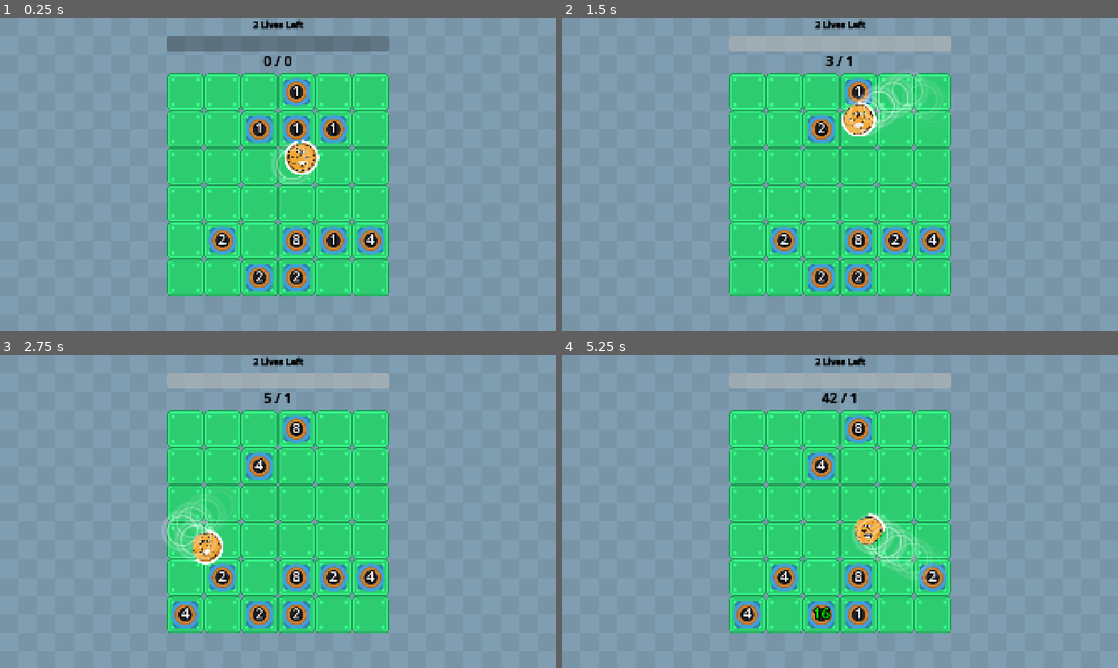
Above: before the commit, frames 1-4 (two rows, left to right).
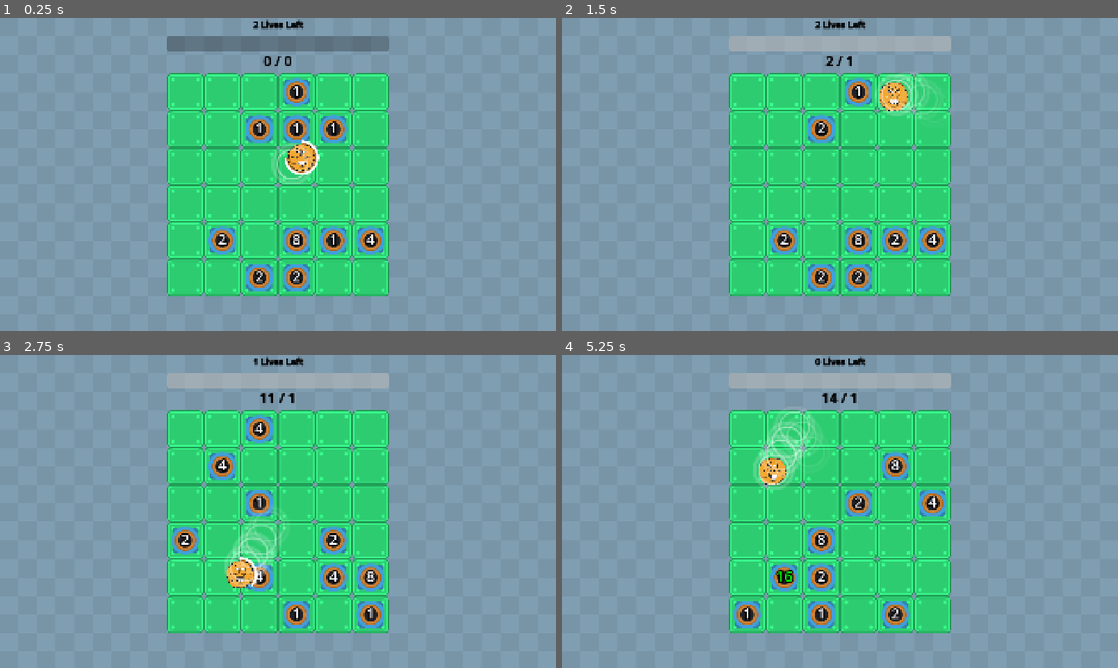
Above: after the commit, the same moments.

Repository: wanamelon/prototype_monorepo
Game: Godot game, scene res://source/bounce_main.tscn
The game is run twice, just before and just after one commit, with the same random seed, the same clock (stepped at 60 frames per second) and the same inputs. Sound files missing from this copy of the repository are replaced by a short silence.
Inputs:
- Up to frame 1 (0.25 s): no input
- Up to frame 2 (1.5 s): no input
- Up to frame 3 (2.75 s): no input
- Up to frame 4 (5.25 s): no input

The runs differ from the first frame. In frame 1, less than 0.1% of the frame differs, in the area x 51-54%, y 39-45%; in frame 2, 1.5%; in frame 3, 7.4%; in frame 4, 7.5%, in the area x 32-70%, y 1-88%.

Commit message:
Kill unused code

Diff:
--- a/roller/source/bounce_main.gd
+++ b/roller/source/bounce_main.gd
@@ -32,8 +32,8 @@
 		stage_setup()
 
 func stage_setup():
+	$GameBoard.clear()
 	$ProgressDisplay/LivesLabel.text = str(_lives_remaining) + " Lives Left"
-	$GameBoard.generate_grid_items(round)
 	var current_score := 0 if _item_system == null else _item_system.get_score()
 	_item_system = ItemSystem.new(item_configs, $GameBoard, current_score)
 	_item_system.score_changed.connect(_on_score_changed)
--- a/roller/source/bounce_main.tscn
+++ b/roller/source/bounce_main.tscn
@@ -33,10 +33,6 @@
 item_id = 1
 metadata/_custom_type_script = "uid://ckw8rr21jqg1f"
 
-[sub_resource type="Resource" id="Resource_gh64m"]
-script = ExtResource("2_0panw")
-metadata/_custom_type_script = "uid://ckw8rr21jqg1f"
-
 [sub_resource type="Resource" id="Resource_j4338"]
 script = ExtResource("2_0panw")
 item_id = 2
@@ -53,7 +49,7 @@
 
 [node name="BounceMain" type="Node2D"]
 script = ExtResource("1_ovsfe")
-item_configs = Array[ExtResource("2_0panw")]([SubResource("Resource_k3n88"), SubResource("Resource_a5fj5"), SubResource("Resource_q2ks2"), SubResource("Resource_jngsf"), SubResource("Resource_ovsfe"), SubResource("Resource_gh64m"), SubResource("Resource_j4338"), SubResource("Resource_8jy2w")])
+item_configs = Array[ExtResource("2_0panw")]([SubResource("Resource_k3n88"), SubResource("Resource_a5fj5"), SubResource("Resource_q2ks2"), SubResource("Resource_jngsf"), SubResource("Resource_ovsfe"), SubResource("Resource_j4338"), SubResource("Resource_8jy2w")])
 
 [node name="TextureRect" type="TextureRect" parent="."]
 material = SubResource("ShaderMaterial_to078")
--- a/roller/source/game_board.gd
+++ b/roller/source/game_board.gd
@@ -1,42 +1,12 @@
 class_name GameBoard extends Node2D
 
-const PLAYER_BALL_SCENE: PackedScene = preload("res://source/player_ball.tscn")
-const TILE_OBJECT_SCENE: PackedScene = preload("res://source/tile_object.tscn")
 const BOUNCE_PILLAR_SCENE: PackedScene = preload("res://source/item/bounce_pillar.tscn")
 var _random := RandomNumberGenerator.new()
-var _player_ball: PlayerBall
 var _item_per_cell := {} # prevents race condition overlap, adding 2 items in one tick
 
 func clear():
 	for existing_item in $TileObjects.get_children():
 		existing_item.queue_free()
-
-func generate_grid_items(round: int):
-	clear()
-	var available_cells: Array[Vector2i] = $TileMapLayer.get_used_cells().duplicate()
-	available_cells.shuffle()
-	#for cell in available_cells.slice(0, 10 + round * 2):
-		#_spawn_item(_create_coin_random_level(), cell)
-
-func _physics_process(delta):
-	if _player_ball:
-		for existing_item in $TileObjects.get_children():
-			if existing_item.has_method("toggle_bounce"):
-				existing_item.toggle_bounce(_player_ball.should_bounce_off_everything())
-
-func spawn_ball(items: Array[ItemDef]):
-	_player_ball = PLAYER_BALL_SCENE.instantiate().scene_init(items)
-	_player_ball.position = $TileMapLayer.map_to_local($TileMapLayer.get_used_cells().pick_random())
-	_player_ball.spawn_item.connect(func (chance):
-		_spawn_item_in_random_cell(_create_coin_random_level(), chance))
-	_player_ball.spawn_bounce_pillar.connect(self._spawn_bounce_pillar)
-	add_child(_player_ball)
-	return _player_ball
-
-func _create_coin_random_level():
-	var tile_obj = TILE_OBJECT_SCENE.instantiate()
-	tile_obj.level = _random.randi_range(1, 12)
-	return tile_obj
 
 func _spawn_item(item: Node2D, cell: Vector2i):
 	item.position = $TileMapLayer.map_to_local(cell)
--- a/roller/source/item/roller.gd
+++ b/roller/source/item/roller.gd
@@ -9,7 +9,7 @@
 var _speed: float = 400.0
 var _bounce_count: int = 0
 var _velocity: Vector2
-var _stamina_seconds: float = 5
+var _stamina_seconds: float = 1
 var _max_stamina := _stamina_seconds
 var finished := false
 
--- a/roller/source/player_ball.gd
+++ /dev/null
@@ -1,149 +0,0 @@
-class_name PlayerBall extends CharacterBody2D
-
-signal finished(points: int)
-signal gained_points(points: int)
-signal spawn_item(chance: float)
-signal spawn_bounce_pillar(chance: float)
-
-const SNAIL_TRAIL_SCENE: PackedScene = preload("res://source/snail_trail.tscn")
-
-var _random := RandomNumberGenerator.new()
-var _speed: float = 400.0
-var _points: int = 0
-var _stamina_seconds: float = 14
-var _max_stamina := _stamina_seconds
-var _items: Array[ItemDef] = []
-var _speed_buff_durations: Array[float] = []
-var _size_buff_durations: Array[float] = []
-var _items_destroyed: int = 0
-var _bounce_count: int = 0
-var _ticks: int = 0
-var _dist_since_last_snail_trail: float = 0
-@onready var _original_size: float = ($CollisionShape2D.shape as CircleShape2D).radius
-@onready var _original_sprite_scale: Vector2 = $Sprite2D.scale
-
-func scene_init(items: Array[ItemDef]):
-	_items = items
-	return self
-
-func _ready():
-	var near_diagonal_launch_angle = 45 + (90 * _random.randi_range(0, 4)) + _random.randf_range(-20, 20)
-	velocity = (Vector2(1, 0) * _speed).rotated(deg_to_rad(near_diagonal_launch_angle))
-
-func compute_level_up_on_hit_base_chance():
-	var level_up_chance := 0.0
-	for item in _items:
-		if item.item_id == ItemDef.ItemId.LEVEL_UP_ITEM_ON_TOUCH:
-			level_up_chance = min(1.0, level_up_chance + 0.1)
-	return level_up_chance
-
-var _bounce_off_everything_duration: float = 0.0
-
-func should_bounce_off_everything():
-	return _bounce_off_everything_duration > 0
-
-func _physics_process(delta):
-	var start_pos := position
-	var collision_result := move_and_collide(velocity * delta)
-	if collision_result:
-		velocity = velocity.bounce(collision_result.get_normal())
-		velocity = velocity.rotated(deg_to_rad(_random.randf_range(-5, 5)))
-		_bounce_count += 1
-		$BounceAudioPlayer.play()
-		var spawn_chance := 0.0
-		for item in _items:
-			if item.item_id == ItemDef.ItemId.SPAWN_RANDOM_TILE_OBJECT:
-				spawn_chance = min(1.0, spawn_chance + 0.2)
-		spawn_item.emit(spawn_chance)
-	if _stamina_seconds <= 0:
-		var damping_factor: float = 4 * velocity.length() * delta
-		velocity -= velocity.normalized() * damping_factor
-	else:
-		var speed_with_buffs := _speed
-		var new_speed_buff_durations: Array[float] = []
-		for duration in _speed_buff_durations:
-			speed_with_buffs += 100 * min(1, duration)
-			speed_with_buffs = min(speed_with_buffs, 10_000)
-			var decremented = duration - delta
-			if decremented > 0:
-				new_speed_buff_durations.append(decremented)
-		_stamina_seconds = max(0, _stamina_seconds - delta)
-		_speed_buff_durations = new_speed_buff_durations
-		velocity = velocity.normalized() * speed_with_buffs
-
-	if velocity.length() < 5:
-		finished.emit(_points)
-		queue_free()
-
-	var size_buff: float = 0
-	var new_size_buff_durations: Array[float] = []
-	for duration in _size_buff_durations:
-		size_buff += min(5, 5 * duration)
-		var decremented = duration - delta
-		if decremented > 0:
-			new_size_buff_durations.append(decremented)
-	var capped_size_buff: float = min(20, size_buff)
-	var size_with_buffs: float = _original_size + capped_size_buff
-	_size_buff_durations = new_size_buff_durations
-	$CollisionShape2D.shape.radius = size_with_buffs
-	var og_sprite_radius_px: float = ($Sprite2D.texture.get_size().x / 2) * _original_sprite_scale.x
-	var desired_sprite_radius_px: float = og_sprite_radius_px + capped_size_buff
-	$Sprite2D.scale = (desired_sprite_radius_px / og_sprite_radius_px) * _original_sprite_scale
-
-	_ticks += 1
-	_bounce_off_everything_duration -= delta
-	if _ticks % 60 == 0:
-		for item in _items:
-			if item.item_id == ItemDef.ItemId.BOUNCE_OFF_EVERYTHING:
-				if _random.randf() < 0.1 and _bounce_off_everything_duration <= 0:
-					_bounce_off_everything_duration = 3.0
-
-	_dist_since_last_snail_trail += (position - start_pos).length()
-	if _dist_since_last_snail_trail > 50:
-		for item in _items:
-			if item.item_id == ItemDef.ItemId.SNAIL_TRAIL_OF_LEVEL_UP_SLIME:
-				var snail_trail: Area2D = SNAIL_TRAIL_SCENE.instantiate()
-				snail_trail.top_level = true
-				snail_trail.position = global_position
-				_dist_since_last_snail_trail = 0
-				add_child(snail_trail)
-				break
-
-	if _ticks % 6 == 0:
-		for item in _items:
-			if item.item_id == ItemDef.ItemId.SNAIL_TRAIL_OF_LEVEL_UP_SLIME_TIME_BASED:
-				var snail_trail: Area2D = SNAIL_TRAIL_SCENE.instantiate()
-				snail_trail.top_level = true
-				snail_trail.position = global_position
-				add_child(snail_trail)
-				break
-
-func _process(delta):
-	$TextureProgressBar.value = 100.0 * _stamina_seconds / float(_max_stamina)
-	$BouncingModeSprite.visible = should_bounce_off_everything()
-
-func compute_damage_per_hit() -> int:
-	var damage: int = 1
-	for item in _items:
-		if item.item_id == ItemDef.ItemId.MORE_DAMAGE:
-			damage += 1
-	return damage
-
-func on_tile_destroyed():
-	_items_destroyed += 1
-	for item in _items:
-		match item.item_id:
-			ItemDef.ItemId.SPEED_BUFF_ON_DESTROY:
-				_speed_buff_durations.append(2.5)
-			ItemDef.ItemId.SPAWN_BOUNCE_PILLAR:
-				spawn_bounce_pillar.emit(1.0)
-			ItemDef.ItemId.INCREASE_SIZE:
-				if _items_destroyed % 10 == 0 and _size_buff_durations.size() < 4:
-					_size_buff_durations.append(1.5)
-			_: pass
-
-func give_points(points: int):
-	$GainPointsAudioPlayer.pitch_scale = 1.2 - min(0.9, 0.9 * (log(points) / log(1e6)))
-	$GainPointsAudioPlayer.play()
-	gained_points.emit(points)
-	_points += points
--- a/roller/source/player_ball.tscn
+++ b/roller/source/player_ball.tscn
@@ -1,6 +1,5 @@
-[gd_scene load_steps=13 format=3 uid="uid://cn1uouo8aq22t"]
-
-[ext_resource type="Script" uid="uid://b8e2sfg7ru250" path="res://source/player_ball.gd" id="1_ldloj"]
+[gd_scene load_steps=13 format=3 uid="uid://c6yj07vymdeib"]
+
 [ext_resource type="Texture2D" uid="uid://crkxiobtsaim" path="res://assets/rolling_ball/hole_large_end.png" id="2_23a83"]
 [ext_resource type="Texture2D" uid="uid://d4fypba2jshml" path="res://assets/smiling_coin_0.png" id="3_ldloj"]
 [ext_resource type="Texture2D" uid="uid://cwbxgh1pydykp" path="res://assets/rolling_ball/particle_3.png" id="4_23a83"]
@@ -9,6 +8,158 @@
 [ext_resource type="AudioStream" uid="uid://bsvxnotkbfkop" path="res://assets/audio/impactSoft_heavy_002.ogg" id="7_go6as"]
 [ext_resource type="AudioStream" uid="uid://dqqyk4o7rd7bu" path="res://assets/audio/retro-coin-4-236671.mp3" id="8_ldloj"]
 
+[sub_resource type="GDScript" id="GDScript_mtu8u"]
+script/source = "class_name PlayerBall extends CharacterBody2D
+
+signal finished(points: int)
+signal gained_points(points: int)
+signal spawn_item(chance: float)
+signal spawn_bounce_pillar(chance: float)
+
+const SNAIL_TRAIL_SCENE: PackedScene = preload(\"res://source/snail_trail.tscn\")
+
+var _random := RandomNumberGenerator.new()
+var _speed: float = 400.0
+var _points: int = 0
+var _stamina_seconds: float = 14
+var _max_stamina := _stamina_seconds
+var _items: Array[ItemDef] = []
+var _speed_buff_durations: Array[float] = []
+var _size_buff_durations: Array[float] = []
+var _items_destroyed: int = 0
+var _bounce_count: int = 0
+var _ticks: int = 0
+var _dist_since_last_snail_trail: float = 0
+@onready var _original_size: float = ($CollisionShape2D.shape as CircleShape2D).radius
+@onready var _original_sprite_scale: Vector2 = $Sprite2D.scale
+
+func scene_init(items: Array[ItemDef]):
+	_items = items
+	return self
+
+func _ready():
+	var near_diagonal_launch_angle = 45 + (90 * _random.randi_range(0, 4)) + _random.randf_range(-20, 20)
+	velocity = (Vector2(1, 0) * _speed).rotated(deg_to_rad(near_diagonal_launch_angle))
+
+func compute_level_up_on_hit_base_chance():
+	var level_up_chance := 0.0
+	for item in _items:
+		if item.item_id == ItemDef.ItemId.LEVEL_UP_ITEM_ON_TOUCH:
+			level_up_chance = min(1.0, level_up_chance + 0.1)
+	return level_up_chance
+
+var _bounce_off_everything_duration: float = 0.0
+
+func should_bounce_off_everything():
+	return _bounce_off_everything_duration > 0
+
+func _physics_process(delta):
+	var start_pos := position
+	var collision_result := move_and_collide(velocity * delta)
+	if collision_result:
+		velocity = velocity.bounce(collision_result.get_normal())
+		velocity = velocity.rotated(deg_to_rad(_random.randf_range(-5, 5)))
+		_bounce_count += 1
+		$BounceAudioPlayer.play()
+		var spawn_chance := 0.0
+		for item in _items:
+			if item.item_id == ItemDef.ItemId.SPAWN_RANDOM_TILE_OBJECT:
+				spawn_chance = min(1.0, spawn_chance + 0.2)
+		spawn_item.emit(spawn_chance)
+	if _stamina_seconds <= 0:
+		var damping_factor: float = 4 * velocity.length() * delta
+		velocity -= velocity.normalized() * damping_factor
+	else:
+		var speed_with_buffs := _speed
+		var new_speed_buff_durations: Array[float] = []
+		for duration in _speed_buff_durations:
+			speed_with_buffs += 100 * min(1, duration)
+			speed_with_buffs = min(speed_with_buffs, 10_000)
+			var decremented = duration - delta
+			if decremented > 0:
+				new_speed_buff_durations.append(decremented)
+		_stamina_seconds = max(0, _stamina_seconds - delta)
+		_speed_buff_durations = new_speed_buff_durations
+		velocity = velocity.normalized() * speed_with_buffs
+
+	if velocity.length() < 5:
+		finished.emit(_points)
+		queue_free()
+
+	var size_buff: float = 0
+	var new_size_buff_durations: Array[float] = []
+	for duration in _size_buff_durations:
+		size_buff += min(5, 5 * duration)
+		var decremented = duration - delta
+		if decremented > 0:
+			new_size_buff_durations.append(decremented)
+	var capped_size_buff: float = min(20, size_buff)
+	var size_with_buffs: float = _original_size + capped_size_buff
+	_size_buff_durations = new_size_buff_durations
+	$CollisionShape2D.shape.radius = size_with_buffs
+	var og_sprite_radius_px: float = ($Sprite2D.texture.get_size().x / 2) * _original_sprite_scale.x
+	var desired_sprite_radius_px: float = og_sprite_radius_px + capped_size_buff
+	$Sprite2D.scale = (desired_sprite_radius_px / og_sprite_radius_px) * _original_sprite_scale
+
+	_ticks += 1
+	_bounce_off_everything_duration -= delta
+	if _ticks % 60 == 0:
+		for item in _items:
+			if item.item_id == ItemDef.ItemId.BOUNCE_OFF_EVERYTHING:
+				if _random.randf() < 0.1 and _bounce_off_everything_duration <= 0:
+					_bounce_off_everything_duration = 3.0
+
+	_dist_since_last_snail_trail += (position - start_pos).length()
+	if _dist_since_last_snail_trail > 50:
+		for item in _items:
+			if item.item_id == ItemDef.ItemId.SNAIL_TRAIL_OF_LEVEL_UP_SLIME:
+				var snail_trail: Area2D = SNAIL_TRAIL_SCENE.instantiate()
+				snail_trail.top_level = true
+				snail_trail.position = global_position
+				_dist_since_last_snail_trail = 0
+				add_child(snail_trail)
+				break
+
+	if _ticks % 6 == 0:
+		for item in _items:
+			if item.item_id == ItemDef.ItemId.SNAIL_TRAIL_OF_LEVEL_UP_SLIME_TIME_BASED:
+				var snail_trail: Area2D = SNAIL_TRAIL_SCENE.instantiate()
+				snail_trail.top_level = true
+				snail_trail.position = global_position
+				add_child(snail_trail)
+				break
+
+func _process(delta):
+	$TextureProgressBar.value = 100.0 * _stamina_seconds / float(_max_stamina)
+	$BouncingModeSprite.visible = should_bounce_off_everything()
+
+func compute_damage_per_hit() -> int:
+	var damage: int = 1
+	for item in _items:
+		if item.item_id == ItemDef.ItemId.MORE_DAMAGE:
+			damage += 1
+	return damage
+
+func on_tile_destroyed():
+	_items_destroyed += 1
+	for item in _items:
+		match item.item_id:
+			ItemDef.ItemId.SPEED_BUFF_ON_DESTROY:
+				_speed_buff_durations.append(2.5)
+			ItemDef.ItemId.SPAWN_BOUNCE_PILLAR:
+				spawn_bounce_pillar.emit(1.0)
+			ItemDef.ItemId.INCREASE_SIZE:
+				if _items_destroyed % 10 == 0 and _size_buff_durations.size() < 4:
+					_size_buff_durations.append(1.5)
+			_: pass
+
+func give_points(points: int):
+	$GainPointsAudioPlayer.pitch_scale = 1.2 - min(0.9, 0.9 * (log(points) / log(1e6)))
+	$GainPointsAudioPlayer.play()
+	gained_points.emit(points)
+	_points += points
+"
+
 [sub_resource type="CircleShape2D" id="CircleShape2D_ovsfe"]
 radius = 48.0
 
@@ -27,7 +178,7 @@
 radius = 50.0
 
 [node name="PlayerBall" type="CharacterBody2D"]
-script = ExtResource("1_ldloj")
+script = SubResource("GDScript_mtu8u")
 
 [node name="CollisionShape2D" type="CollisionShape2D" parent="."]
 shape = SubResource("CircleShape2D_ovsfe")
--- a/roller/source/snail_trail.gd
+++ /dev/null
@@ -1,14 +0,0 @@
-class_name SnailTrail extends Area2D
-
-var duration_sec: float = 0.5
-
-func _ready():
-	get_tree().create_tween().tween_property($Sprite2D, "modulate:a", 0, duration_sec)
-	get_tree().create_timer(duration_sec).timeout.connect(self.queue_free)
-	$Timer.timeout.connect(self._try_level_up)
-
-func _try_level_up():
-	for area in get_overlapping_areas():
-		if area.get_parent() is TileObject:
-			var tile_obj := area.get_parent() as TileObject
-			tile_obj.try_level_up_from_snail_trail(0.025)
--- a/roller/source/snail_trail.tscn
+++ b/roller/source/snail_trail.tscn
@@ -1,13 +1,29 @@
-[gd_scene load_steps=4 format=3 uid="uid://cqd2tayixyvdc"]
+[gd_scene load_steps=4 format=3 uid="uid://blhjx8ae5r52j"]
 
-[ext_resource type="Script" uid="uid://dpywsim5id732" path="res://source/snail_trail.gd" id="1_648pv"]
 [ext_resource type="Texture2D" uid="uid://l2oi3tc3ijut" path="res://assets/rolling_ball/hole_start.png" id="2_ns707"]
+
+[sub_resource type="GDScript" id="GDScript_1fmpd"]
+script/source = "class_name SnailTrail extends Area2D
+
+var duration_sec: float = 0.5
+
+func _ready():
+	get_tree().create_tween().tween_property($Sprite2D, \"modulate:a\", 0, duration_sec)
+	get_tree().create_timer(duration_sec).timeout.connect(self.queue_free)
+	$Timer.timeout.connect(self._try_level_up)
+
+func _try_level_up():
+	for area in get_overlapping_areas():
+		if area.get_parent() is TileObject:
+			var tile_obj := area.get_parent() as TileObject
+			tile_obj.try_level_up_from_snail_trail(0.025)
+"
 
 [sub_resource type="CircleShape2D" id="CircleShape2D_7eiht"]
 radius = 80.0
 
 [node name="SnailTrail" type="Area2D"]
-script = ExtResource("1_648pv")
+script = SubResource("GDScript_1fmpd")
 
 [node name="CollisionShape2D" type="CollisionShape2D" parent="."]
 shape = SubResource("CircleShape2D_7eiht")
--- a/roller/source/tile_object.gd
+++ /dev/null
@@ -1,78 +0,0 @@
-class_name TileObject extends Node2D
-
-const THOUSANDS_LEVEL_SUFFIXES = ["", "K", "M"]
-const LEVEL_COLORS := [
-	Color.BLACK,
-	Color.GHOST_WHITE, # Level 1
-	Color.GREEN,
-	Color.MEDIUM_TURQUOISE,
-	Color.MIDNIGHT_BLUE,
-	Color.GOLDENROD,
-	Color.ORANGE_RED,
-	Color.MEDIUM_VIOLET_RED,
-	Color.DARK_VIOLET
-]
-var rng := RandomNumberGenerator.new()
-var level: int = 1
-
-func _ready():
-	$Hitbox.body_entered.connect(_on_body_entered)
-
-const DIGITS_PER_THOUSAND_LEVEL: int = 3
-
-func _process(delta):
-	var points = 2 ** (level - 1)
-	var thousands_level: int = 0
-	var normalized: int = points
-	while normalized > 1000:
-		normalized /= 1000
-		thousands_level += 1
-	var num_digits = str(points).length()
-	$LevelLabel.text = str(normalized) + THOUSANDS_LEVEL_SUFFIXES[thousands_level] # + "\n" + str(points)
-	$LevelLabel.set("theme_override_colors/font_color", LEVEL_COLORS[min(len(LEVEL_COLORS)- 1, num_digits)])
-
-func toggle_bounce(should: bool):
-	if should:
-		var overlap_ball_query = PhysicsShapeQueryParameters2D.new()
-		overlap_ball_query.shape = $Hitbox/CollisionShape2D.shape
-		overlap_ball_query.transform = global_transform
-		overlap_ball_query.collision_mask = 1
-		overlap_ball_query.collide_with_areas = false
-		var overlaps = get_world_2d().direct_space_state.intersect_shape(overlap_ball_query)
-		if overlaps.is_empty():
-			$StaticBody2D/CollisionShape2D.disabled = false
-	else:
-		$StaticBody2D/CollisionShape2D.disabled = true
-
-func _physics_process(delta):
-	var expected_seconds_until_growth: float = 4.0 + 8 * log(level)
-	var growth_probability_per_second := 1.0 / expected_seconds_until_growth
-	if rng.randf() < (delta * growth_probability_per_second):
-		_level_up()
-
-func try_level_up_from_snail_trail(chance: float):
-	if rng.randf() < chance:
-		_level_up()
-
-func _level_up():
-	$LevelUpAudioPlayer.play()
-	level = min(20, level + 1)
-
-func _on_body_entered(body: Node2D):
-	if body is PlayerBall:
-		var player_ball := body as PlayerBall
-		var damage := player_ball.compute_damage_per_hit()
-		for i in range(damage):
-			if level > 0:
-				player_ball.give_points(2 ** (level - 1))
-			var expected_growth_sec_base: float = 4.0
-			var expected_seconds_until_growth: float = expected_growth_sec_base + 8 * log(level)
-			var level_up_chance = player_ball.compute_level_up_on_hit_base_chance() * (expected_growth_sec_base / expected_seconds_until_growth)
-			if rng.randf() < level_up_chance:
-				_level_up()
-			else:
-				level -= 1
-			if level <= 0:
-				player_ball.on_tile_destroyed()
-				queue_free()
-				break
--- a/roller/source/tile_object.tscn
+++ b/roller/source/tile_object.tscn
@@ -1,8 +1,88 @@
-[gd_scene load_steps=6 format=3 uid="uid://xmlcc5eo5opy"]
+[gd_scene load_steps=6 format=3 uid="uid://cwybg8ftlbbrw"]
 
-[ext_resource type="Script" uid="uid://slh8w1pu44l0" path="res://source/tile_object.gd" id="1_abydu"]
 [ext_resource type="Texture2D" uid="uid://r3bfnria2cwq" path="res://assets/rolling_ball/hole_small_end_alt.png" id="2_e4inv"]
 [ext_resource type="AudioStream" uid="uid://lq1tdvpynlb3" path="res://assets/audio/level_up.mp3" id="3_e4inv"]
+
+[sub_resource type="GDScript" id="GDScript_abydu"]
+script/source = "class_name TileObject extends Node2D
+
+const THOUSANDS_LEVEL_SUFFIXES = [\"\", \"K\", \"M\"]
+const LEVEL_COLORS := [
+	Color.BLACK,
+	Color.GHOST_WHITE, # Level 1
+	Color.GREEN,
+	Color.MEDIUM_TURQUOISE,
+	Color.MIDNIGHT_BLUE,
+	Color.GOLDENROD,
+	Color.ORANGE_RED,
+	Color.MEDIUM_VIOLET_RED,
+	Color.DARK_VIOLET
+]
+var rng := RandomNumberGenerator.new()
+var level: int = 1
+
+func _ready():
+	$Hitbox.body_entered.connect(_on_body_entered)
+
+const DIGITS_PER_THOUSAND_LEVEL: int = 3
+
+func _process(delta):
+	var points = 2 ** (level - 1)
+	var thousands_level: int = 0
+	var normalized: int = points
+	while normalized > 1000:
+		normalized /= 1000
+		thousands_level += 1
+	var num_digits = str(points).length()
+	$LevelLabel.text = str(normalized) + THOUSANDS_LEVEL_SUFFIXES[thousands_level] # + \"\\n\" + str(points)
+	$LevelLabel.set(\"theme_override_colors/font_color\", LEVEL_COLORS[min(len(LEVEL_COLORS)- 1, num_digits)])
+
+func toggle_bounce(should: bool):
+	if should:
+		var overlap_ball_query = PhysicsShapeQueryParameters2D.new()
+		overlap_ball_query.shape = $Hitbox/CollisionShape2D.shape
+		overlap_ball_query.transform = global_transform
+		overlap_ball_query.collision_mask = 1
+		overlap_ball_query.collide_with_areas = false
+		var overlaps = get_world_2d().direct_space_state.intersect_shape(overlap_ball_query)
+		if overlaps.is_empty():
+			$StaticBody2D/CollisionShape2D.disabled = false
+	else:
+		$StaticBody2D/CollisionShape2D.disabled = true
+
+func _physics_process(delta):
+	var expected_seconds_until_growth: float = 4.0 + 8 * log(level)
+	var growth_probability_per_second := 1.0 / expected_seconds_until_growth
+	if rng.randf() < (delta * growth_probability_per_second):
+		_level_up()
+
+func try_level_up_from_snail_trail(chance: float):
+	if rng.randf() < chance:
+		_level_up()
+
+func _level_up():
+	$LevelUpAudioPlayer.play()
+	level = min(20, level + 1)
+
+func _on_body_entered(body: Node2D):
+	if body is PlayerBall:
+		var player_ball := body as PlayerBall
+		var damage := player_ball.compute_damage_per_hit()
+		for i in range(damage):
+			if level > 0:
+				player_ball.give_points(2 ** (level - 1))
+			var expected_growth_sec_base: float = 4.0
+			var expected_seconds_until_growth: float = expected_growth_sec_base + 8 * log(level)
+			var level_up_chance = player_ball.compute_level_up_on_hit_base_chance() * (expected_growth_sec_base / expected_seconds_until_growth)
+			if rng.randf() < level_up_chance:
+				_level_up()
+			else:
+				level -= 1
+			if level <= 0:
+				player_ball.on_tile_destroyed()
+				queue_free()
+				break
+"
 
 [sub_resource type="CircleShape2D" id="CircleShape2D_abydu"]
 radius = 45.0
@@ -11,7 +91,7 @@
 radius = 50.0
 
 [node name="TileObject" type="Node2D"]
-script = ExtResource("1_abydu")
+script = SubResource("GDScript_abydu")
 
 [node name="Sprite2D" type="Sprite2D" parent="."]
 scale = Vector2(2, 2)
Not shown: 1 places in roller/source/bounce_main.tscn that only renumber resources
Not shown, removed: roller/source/player_ball.gd.uid
Not shown, removed: roller/source/snail_trail.gd.uid
Not shown, removed: roller/source/tile_object.gd.uid
Not shown, changed: roller/dev_notes.md
